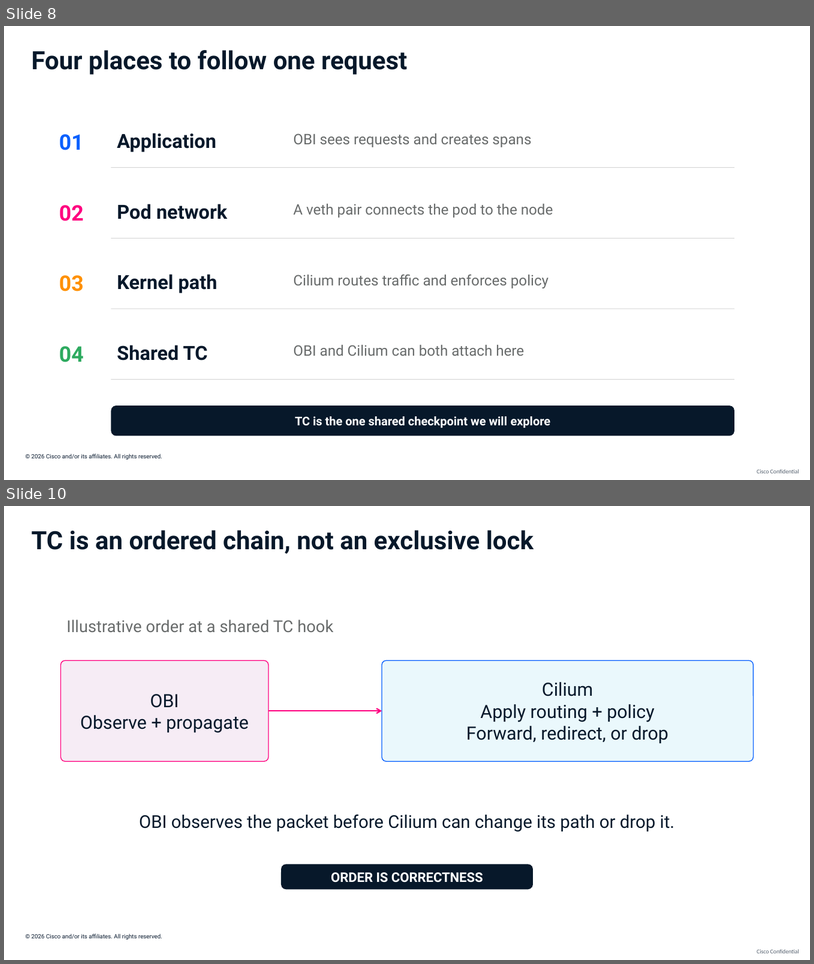
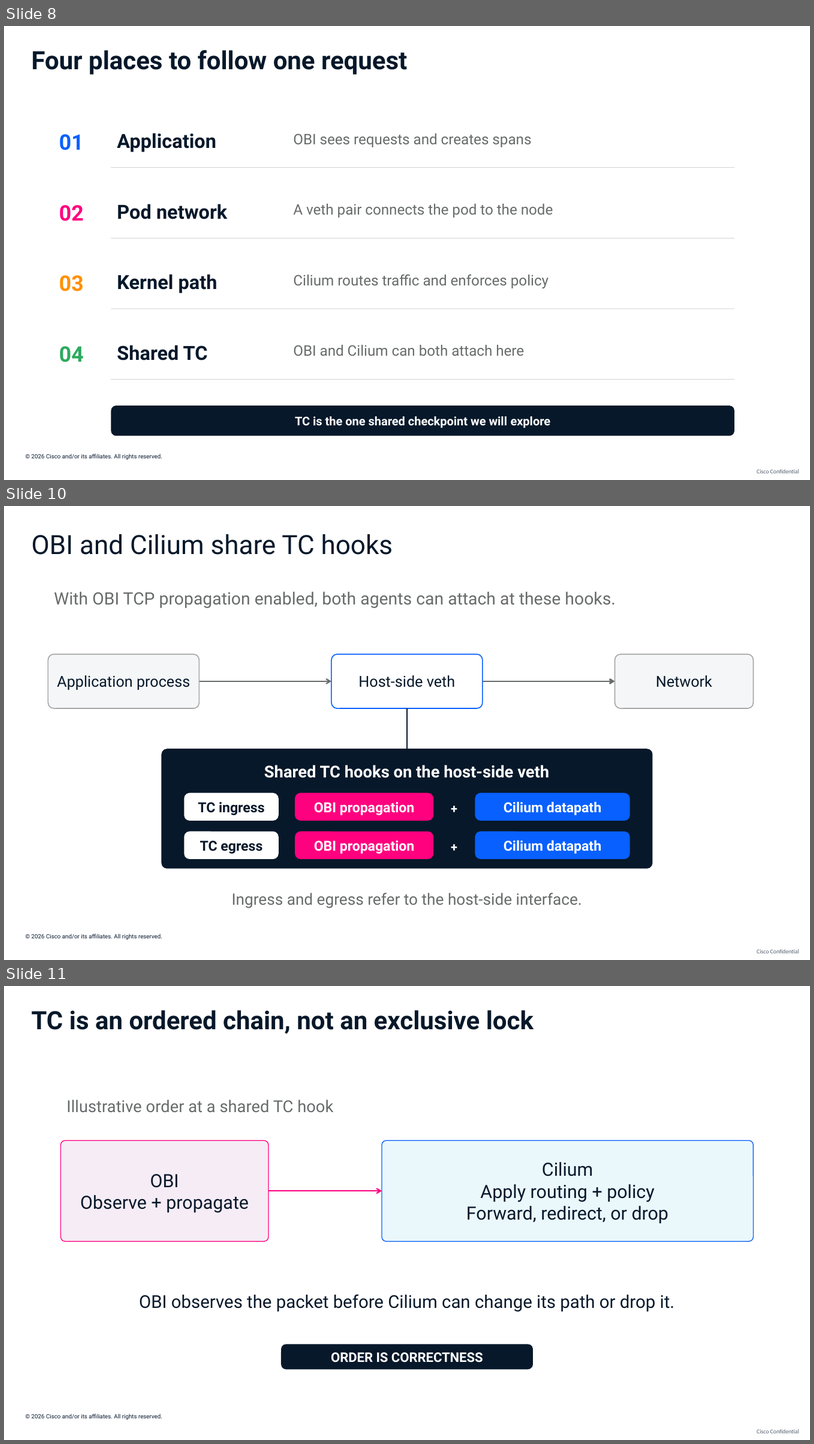
Before and after one commit to ajimenez1503/cilium-obi-demo, a slide deck: slides/cilium-obi-session-deck-latest.pptx. Shown one above the other, each under a label of ours: slides 8 and 10 before the commit, slides 8, 10 and 11 after it; the slides between them are not shown. The pictures are 814x964 and 814x1444 pixels, drawn with LibreOffice and Linux fonts; fonts in the diff are those of the drawing; background and template pictures are left out. Boxes give left, top, right and bottom in pixels: in the first picture for what was removed or moved away, otherwise in the second. Text is boxed around its words. In the diff, an @@ line names an element or a change of style, - is before the commit and + after.

Commit message:
Split trace context and shared TC hooks into separate slides

```diff
--- a/slides/cilium-obi-session-deck-latest.pptx
+++ b/slides/cilium-obi-session-deck-latest.pptx
@@ slide 10 added at [4, 506, 810, 960], background #FFFFFF; not listed: 2 template elements that a slide beside it also shows @@
@@ text added at [32, 534, 393, 555], 31.5 pt, text #07182A @@
+OBI and Cilium share TC hooks
@@ text added at [54, 592, 615, 608], 20.2 pt, text #686B6B @@
+With OBI TCP propagation enabled, both agents can attach at these hooks.
@@ rounded rectangle added at [48, 654, 200, 709], fill #F4F6F8, outline #A6A6A6 1.13 pt, 18 pt, text #07182A @@
+Application process
@@ rounded rectangle added at [332, 654, 483, 709], fill #FFFFFF, outline #0860FE 1.13 pt, 18 pt, text #07182A @@
+Host-side veth
@@ rounded rectangle added at [615, 654, 753, 709], fill #F4F6F8, outline #A6A6A6 1.13 pt, 18 pt, text #07182A @@
+Network
@@ arrow added from (200, 681) to (332, 681), #686B6B 1.5 pt @@
@@ arrow added from (483, 681) to (615, 681), #686B6B 1.88 pt @@
@@ line added from (408, 708) to (408, 748), #07182A 1.88 pt @@
@@ rounded rectangle added at [161, 748, 653, 868], fill #07182A @@
@@ text added at [264, 765, 549, 778], 19.5 pt, text #FFFFFF, bold @@
+Shared TC hooks on the host-side veth
@@ rounded rectangle added at [184, 793, 279, 820], fill #FFFFFF, 16.5 pt, text #07182A, bold @@
+TC ingress
@@ rounded rectangle added at [295, 793, 434, 820], fill #FF007F, 16.5 pt, text #FFFFFF, bold @@
+OBI propagation
@@ rounded rectangle added at [475, 793, 630, 820], fill #0860FE, 16.5 pt, text #FFFFFF, bold @@
+Cilium datapath
@@ text added at [444, 798, 465, 815], 14.4 pt, text #FFFFFF, bold @@
++
@@ rounded rectangle added at [184, 831, 279, 859], fill #FFFFFF, 16.5 pt, text #07182A, bold @@
+TC egress
@@ rounded rectangle added at [295, 831, 434, 859], fill #FF007F, 16.5 pt, text #FFFFFF, bold @@
+OBI propagation
@@ text added at [444, 837, 465, 854], 14.4 pt, text #FFFFFF, bold @@
++
@@ rounded rectangle added at [475, 831, 630, 859], fill #0860FE, 16.5 pt, text #FFFFFF, bold @@
+Cilium datapath
@@ text added at [232, 892, 582, 908], 18.8 pt, text #686B6B @@
+Ingress and egress refer to the host-side interface.
@@ what was slide 10 is now slide 11 @@
```
Also in this commit, not shown: 3 slides changed, 1 other file.
